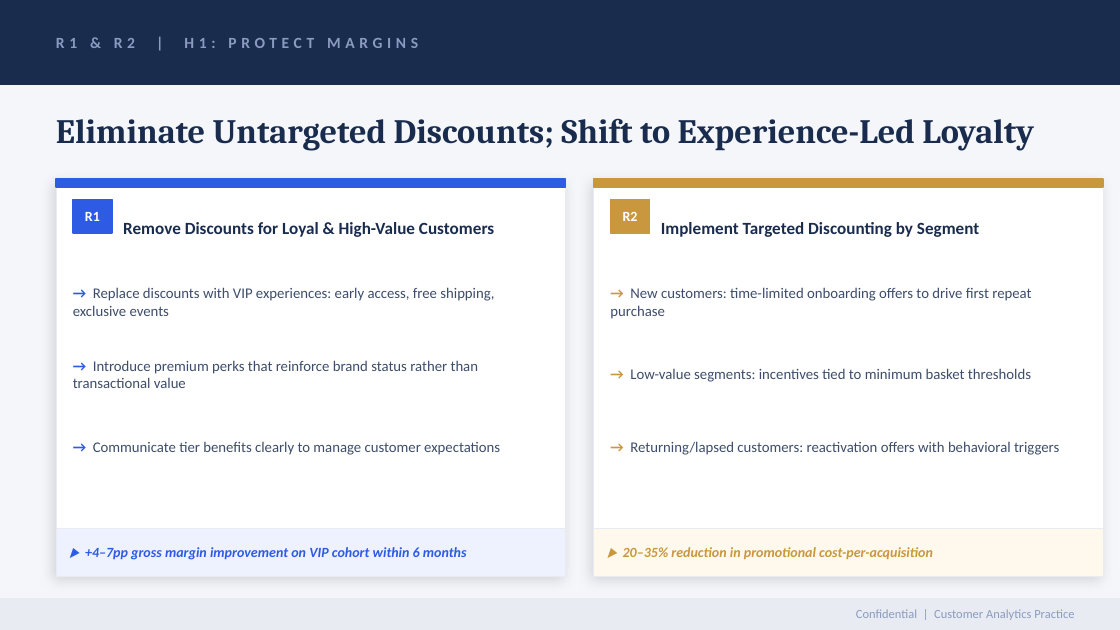
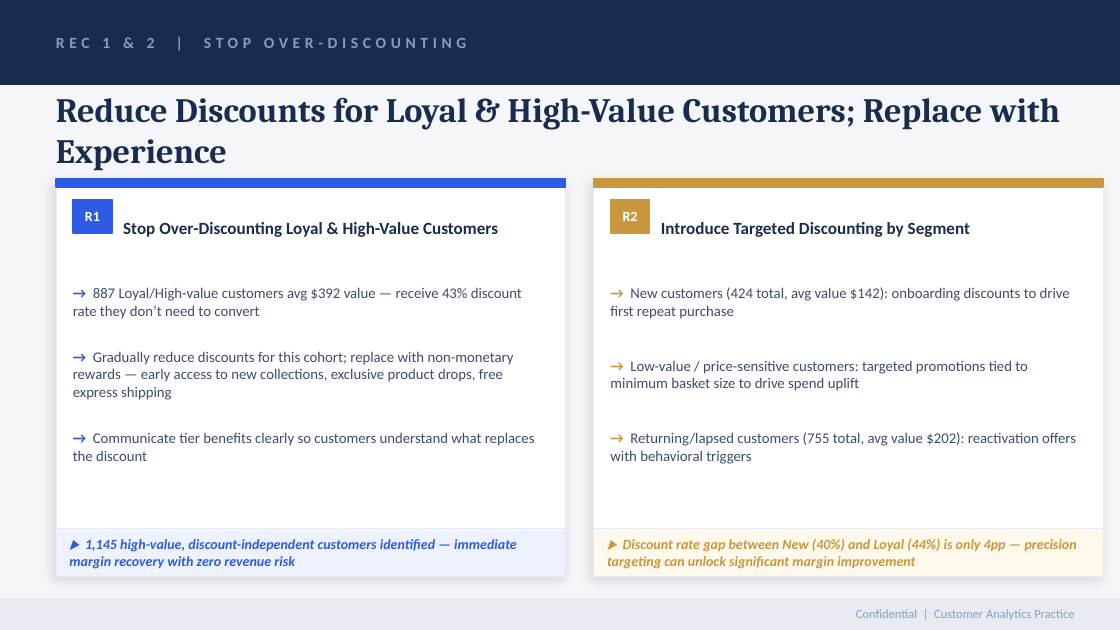
Before and after one commit to muthii-10/discount-targeting-analysis, a slide deck: slide 5 of customer_segmentation_mckinsey.pptx. Drawn at 1120x630 pixels with LibreOffice and Linux fonts; fonts in the diff are those of the drawing. Boxes give left, top, right and bottom in pixels: in the first picture for what was removed or moved away, otherwise in the second. Text is boxed around its words. In the diff, an @@ line names an element or a change of style, - is before the commit and + after.

Commit message:
docs: update PPTX and README to match dashboard insights and live deployment
customer_segmentation_mckinsey.pptx:
- Slide 4: renamed to 'Key Findings & Recommendations', all 3 columns updated
  with actual SQL findings (discount rates, segment counts, SQL query refs)
- Slide 5: all bullets rewritten with real data — 887 Loyal/High customers,
  segment counts per tier, precise discount rates from SQL queries 1 & 3
- Slide 6: Bronze/Silver/Gold → New/Returning/Loyal with actual customer counts
  (424/755/2,721) and avg values (42/02/68), perks grounded in project recs
- Slide 7: content updated with actual SQL query 4 & 7 findings — specific
  segment stats, 90-day pilot logic, second-wave candidate identification
- Slide 8: updated to match 5 project recommendations — value-based incentives,
  live Streamlit dashboard details, Pilot→Simulate→Scale next steps
- Slide 9: KPIs updated to actual data — 1,145 discount-independent customers,
  44% loyal discount rate, 3,900 total customers, 30-day pilot launch target

README.md:
- Added live dashboard section with Streamlit badge and URL
- Listed all 5 dashboard KPIs and 8 interactive sections
- Expanded Key Insights with precise data points from SQL analysis
- Replaced generic recommendations with 5 named, data-grounded recommendations
  matching PPTX slides 5-8 and dashboard insight callouts exactly
- Updated Next Steps to reflect pilot, simulation, and dashboard extension
- Updated Tools & Technologies to include Streamlit, fix Notebooks typo

```diff
--- a/customer_segmentation_mckinsey.pptx
+++ b/customer_segmentation_mckinsey.pptx
@@ text at bbox=[56, 38, 466, 48]: text changed @@
-R1 & R2 | H1: PROTECT MARGINS
+REC 1 & 2 | STOP OVER-DISCOUNTING
@@ text at bbox=[56, 97, 1060, 171]: text changed @@
-Eliminate Untargeted Discounts; Shift to Experience-Led Loyalty
+Reduce Discounts for Loyal & High-Value Customers; Replace with Experience
@@ text at bbox=[123, 222, 498, 237]: text changed @@
-Remove Discounts for Loyal & High-Value Customers
+Stop Over-Discounting Loyal & High-Value Customers
@@ text at bbox=[661, 222, 970, 237]: text changed @@
-Implement Targeted Discounting by Segment
+Introduce Targeted Discounting by Segment
@@ text at bbox=[73, 287, 522, 319]: text changed @@
-→ Replace discounts with VIP experiences: early access, free shipping, exclusive events
+→ 887 Loyal/High-value customers avg $392 value — receive 43% discount rate they don’t need to convert
@@ text at bbox=[610, 287, 1070, 319]: text changed @@
-→ New customers: time-limited onboarding offers to drive first repeat purchase
+→ New customers (424 total, avg value $142): onboarding discounts to drive first repeat purchase
@@ text at bbox=[73, 351, 514, 400]: text changed @@
-→ Introduce premium perks that reinforce brand status rather than transactional value
+→ Gradually reduce discounts for this cohort; replace with non-monetary rewards — early access to new collections, exclusive product drops, free express shipping
@@ text at bbox=[610, 360, 1028, 391]: text changed @@
-→ Low-value segments: incentives tied to minimum basket thresholds
+→ Low-value / price-sensitive customers: targeted promotions tied to minimum basket size to drive spend uplift
@@ text at bbox=[73, 432, 535, 461]: text changed @@
-→ Communicate tier benefits clearly to manage customer expectations
+→ Communicate tier benefits clearly so customers understand what replaces the discount
@@ text at bbox=[610, 432, 1076, 464]: text changed @@
-→ Returning/lapsed customers: reactivation offers with behavioral triggers
+→ Returning/lapsed customers (755 total, avg value $202): reactivation offers with behavioral triggers
@@ text at bbox=[69, 539, 517, 569]: text changed @@
-▶ +4–7pp gross margin improvement on VIP cohort within 6 months
+▶ 1,145 high-value, discount-independent customers identified — immediate margin recovery with zero revenue risk
@@ text at bbox=[607, 539, 1077, 569]: text changed @@
-▶ 20–35% reduction in promotional cost-per-acquisition
+▶ Discount rate gap between New (40%) and Loyal (44%) is only 4pp — precision targeting can unlock significant margin improvement
```
Also in this commit, not shown: 4 other slides changed, 1 slide added, 1 slide removed, 1 other file.
